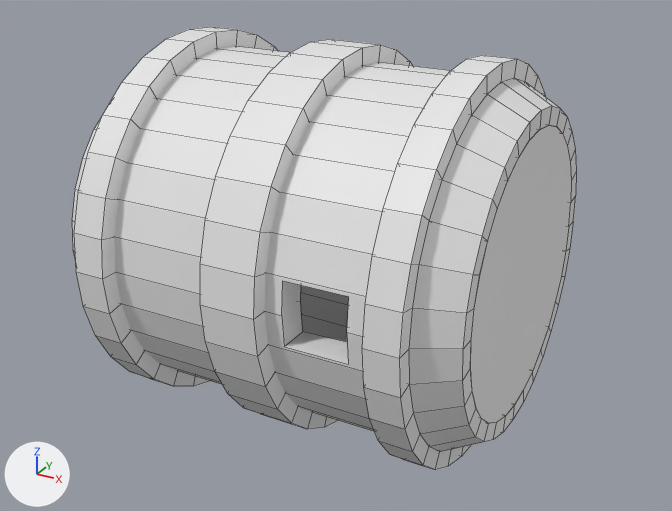
Two versions of the FBX model Assets/Barrel.fbx, one commit apart.
Rendered twice from a 50 mm camera at (2.4, -4.36, 2.05) aimed at (0.02, -0.04, -0.1). The axes (+X, +Y, +Z) are drawn at lower left. The lights are the same throughout. Mesh edges are drawn as thin lines. Where no turn or scale is listed for an object, it has been applied to the vertices.

Before the edit, the objects in view are built like this:
```python
me_cylinder_004 = bpy.data.meshes.new('Cylinder.004')
me_cylinder_004.from_pydata(...)  # 478 vertices, 396 faces; spans x -100.0..100.0, y -118.0..114.0, z -100.0..100.0
me_cylinder_005 = bpy.data.meshes.new('Cylinder.005')
me_cylinder_005.from_pydata(...)  # 128 vertices, 128 faces; spans x -0.16..0.16, y -1.1..1.1, z -1.1..1.1
me_cylinder_008 = bpy.data.meshes.new('Cylinder.008')
me_cylinder_008.from_pydata(...)  # 128 vertices, 128 faces; spans x -0.09..0.09, y -1.1..1.1, z -1.1..1.1
me_cylinder_009 = bpy.data.meshes.new('Cylinder.009')
me_cylinder_009.from_pydata(...)  # 128 vertices, 128 faces; spans x -0.09..0.09, y -1.1..1.1, z -1.1..1.1
ob_cylinder = bpy.data.objects.new('Cylinder', me_cylinder_004)
ob_cylinder.location = (0.0, 0.0, 0.0)
ob_cylinder.rotation_euler = (1.571, 1.571, 0.0)  # degrees (90, 90, 0)
ob_cylinder.scale = (0.01, 0.01, 0.01)
ob_cylinder_001 = bpy.data.objects.new('Cylinder.001', me_cylinder_005)
ob_cylinder_001.location = (0.0, 0.0, 0.0)
ob_cylinder_002 = bpy.data.objects.new('Cylinder.002', me_cylinder_008)
ob_cylinder_002.location = (0.83, 0.0, 0.0)
ob_cylinder_003 = bpy.data.objects.new('Cylinder.003', me_cylinder_009)
ob_cylinder_003.location = (-0.87, 0.0, 0.0)
```
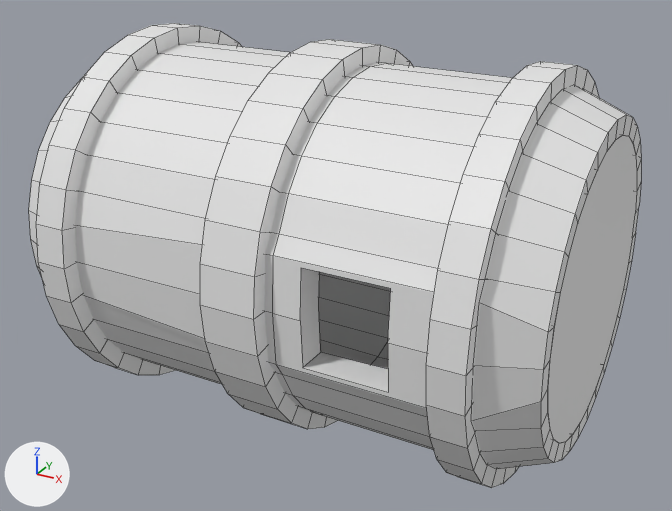
Where the newer file only moved an object's origin or applied its transform, the numbers keep the older frame.

Pixel boxes (x1, y1, x2, y2) of what changed, in the pictures (672 x 511 px):
'Cylinder', turned, rescaled: before (72, 46, 576, 452); after (29, 42, 641, 469)
'Cylinder.002', mesh moved: before (362, 55, 545, 470); after (426, 61, 599, 488)
'Cylinder.003', mesh moved: before (74, 27, 278, 386); after (36, 23, 242, 375)

Diff of the bpy script that builds the scene:
```diff
--- a/Assets/Barrel.fbx.py
+++ b/Assets/Barrel.fbx.py
@@ me_cylinder_004 @@
 me_cylinder_004.from_pydata(...)  # 478 vertices, 396 faces; spans x -100.0..100.0, y -118.0..114.0, z -100.0..100.0
 # used by ob_cylinder; location = (0.0, 0.0, 0.0); rotation_euler = (1.571, 1.571, 0.0), in degrees (90, 90, 0); scale = (0.01, 0.01, 0.01)
+# me_cylinder_004 part 2: the whole mesh is turned 90 degrees about the x axis through the mesh origin and scaled by 0.01
@@ me_cylinder_008 @@
 me_cylinder_008.from_pydata(...)  # 128 vertices, 128 faces; spans x -0.09..0.09, y -1.1..1.1, z -1.1..1.1
 # used by ob_cylinder_002; location = (0.83, 0.0, 0.0)
+# me_cylinder_008 part 3: the whole mesh is moved by (0.31, 0.0, 0.0)
@@ me_cylinder_009 @@
 me_cylinder_009.from_pydata(...)  # 128 vertices, 128 faces; spans x -0.09..0.09, y -1.1..1.1, z -1.1..1.1
 # used by ob_cylinder_003; location = (-0.87, 0.0, 0.0)
+# me_cylinder_009 part 1: the whole mesh is moved by (-0.27, 0.0, 0.0)
@@ ob_cylinder @@
 ob_cylinder.location = (0.0, 0.0, 0.0)
-ob_cylinder.rotation_euler = (1.571, 1.571, 0.0)  # degrees (90, 90, 0)
-ob_cylinder.scale = (0.01, 0.01, 0.01)
+ob_cylinder.rotation_euler = (0.0, 1.571, 0.0)  # degrees (0, 90, 0)
+ob_cylinder.scale = (1.0, 1.0, 1.3)
```
